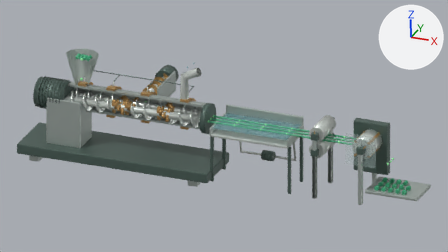
The Blender file assets/equipment/compounding-motion.blend: old version first, new version second.
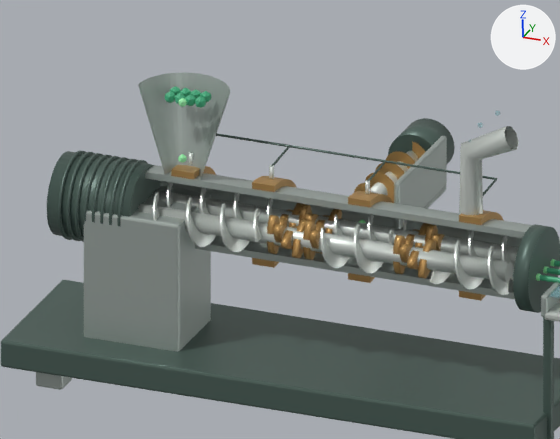
There are two pictures of each version: one from the file's camera 'WholeLineCamera', one close up on the part from 4% to 48% of the width and 9% to 71% of the height. The lights are fixed; the arrows at upper right show +X, +Y and +Z. The older version's two pictures come first. Both versions are drawn at frame 109 of the action 'ScrewBAction'; the numbers are the values there.

Objects in the first close-up: 'BarrelCutaway', 'DriveBed', 'DriveMotor', 'GearboxPedestal', 'HopperCutaway', 'ScreenFlange', 'ScrewA_core', 'ScrewA_flight', 'ScrewB_core', 'SideFeedMotor', 'SideFeederRear', 'VentStack' and 60 more.
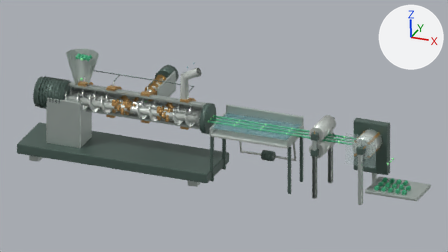
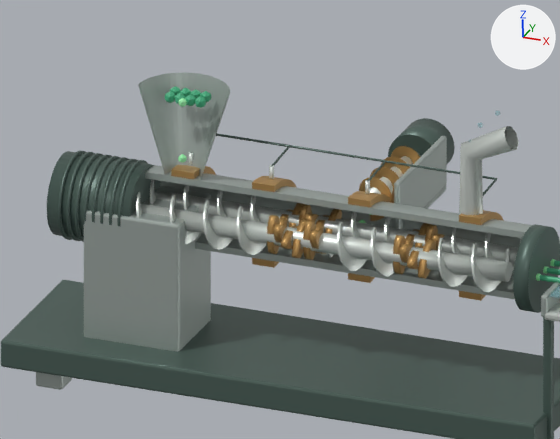
ob_screwa is not drawn itself; it is the parent of ob_screwa_core, ob_screwa_flight, ob_screwa_kneading_disc, ob_screwa_kneading_disc_001, ob_screwa_kneading_disc_002, ob_screwa_kneading_disc_003, ob_screwa_kneading_disc_004, ob_screwa_kneading_disc_005.
ob_screwb is not drawn itself; it is the parent of ob_screwb_core, ob_screwb_flight, ob_screwb_kneading_disc, ob_screwb_kneading_disc_001, ob_screwb_kneading_disc_002, ob_screwb_kneading_disc_003, ob_screwb_kneading_disc_004, ob_screwb_kneading_disc_005.
ob_sidefeedrotor is not drawn itself; it is the parent of ob_sidefeedshaft, ob_sidefeedhelicalflight.

What differs and where, as boxes (x1, y1, x2, y2) in the close-ups (560 x 439 px):
'ScrewA_core', turned
    before: (137, 204, 512, 282)
    after: (141, 204, 512, 282)
'ScrewA_flight', turned
    before: (153, 192, 509, 295)
    after: (136, 192, 511, 292)
'ScrewB_core', turned
    before: (151, 190, 518, 266)
    after: (154, 190, 518, 267)
'ScrewB_flight', turned
    before: (167, 182, 514, 280)
    after: (150, 180, 522, 271)
'SideFeedHelicalFlight', turned
    before: (354, 141, 425, 203)
    after: (359, 146, 420, 221)
'SideFeedShaft', turned
    before: (370, 151, 418, 195)
    after: (370, 152, 421, 194)
'ScrewA_kneading_disc.009', turned
    both: (418, 239, 436, 279)
'ScrewA_kneading_disc.006', turned
    both: (393, 235, 406, 274)
'ScrewA_kneading_disc.004', turned
    both: (303, 221, 316, 260)
'ScrewA_kneading_disc', turned
    both: (267, 215, 280, 254)
'ScrewA_kneading_disc.003', turned
    both: (292, 219, 309, 258)
'ScrewA_kneading_disc.008', turned
    both: (407, 246, 424, 269)
'ScrewA_kneading_disc.005', turned
    before: (310, 230, 322, 254)
    after: (310, 230, 326, 254)
'ScrewA_kneading_disc.002', turned
    both: (281, 226, 298, 249)
'ScrewA_kneading_disc.001', turned
    both: (273, 224, 287, 247)
'ScrewA_kneading_disc.007', turned
    both: (400, 244, 413, 267)
'ScrewB_kneading_disc.005', turned
    both: (325, 209, 342, 234)
'ScrewB_kneading_disc.008', turned
    both: (425, 224, 438, 243)
'ScrewB_kneading_disc.002', turned
    both: (299, 204, 312, 223)
'ScrewB_kneading_disc.009', turned
    both: (432, 233, 445, 251)
'ScrewB_kneading_disc.007', turned
    both: (415, 223, 428, 247)
'ScrewB_kneading_disc.001', turned
    both: (289, 203, 303, 227)
'ScrewB_kneading_disc', turned
    both: (279, 209, 293, 226)
'ScrewB_kneading_disc.004', turned
    before: (315, 215, 330, 231)
    after: (315, 215, 330, 232)
'ScrewB_kneading_disc.006', turned
    both: (405, 229, 419, 246)
'ScrewB_kneading_disc.003', turned
    both: (305, 213, 319, 222)

Edits to the bpy script that builds the scene:
```text
Change ob_screwa:
    ob_screwa.rotation_euler: (4.712, 0.0, 0.0) -> (-4.712, 0.0, 0.0)  # degrees (270, 0, 0) -> degrees (-270, 0, 0)
Change ob_screwb:
    ob_screwb.rotation_euler: (4.712, 0.0, 0.0) -> (-4.712, 0.0, 0.0)  # degrees (270, 0, 0) -> degrees (-270, 0, 0)
Change ob_sidefeedrotor:
    ob_sidefeedrotor.rotation_euler: (0.0, 4.712, 0.0) -> (0.0, -4.712, 0.0)  # degrees (0, 270, 0) -> degrees (0, -270, 0)
```
